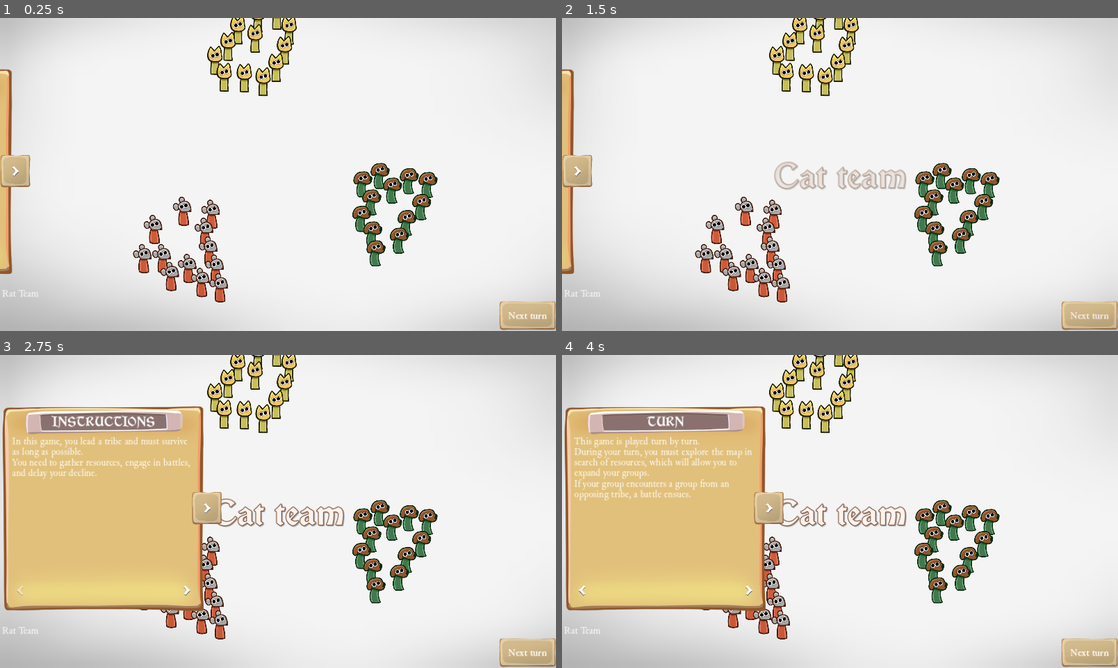
Above: before the commit, frames 1-4 (two rows, left to right).
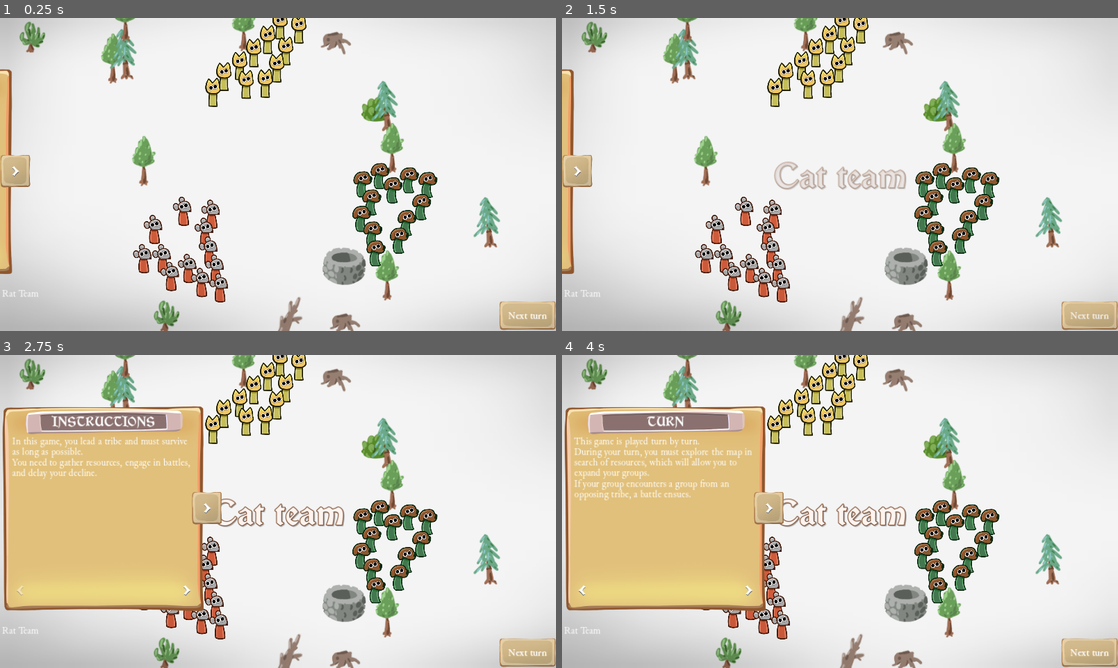
Above: after the commit, the same moments.

Repository: rtauziac/djam-decay
Game: Godot game, scene res://test_2d.tscn
The game is run twice, just before and just after one commit, with the same random seed, the same clock (stepped at 60 frames per second) and the same inputs.
Inputs (mouse positions are in pixels of both pictures, inside the frame that each line leads up to):
- Up to frame 1 (0.25 s): no input
- Up to frame 2 (1.5 s): click "Next turn" at 0.5 s; click "Next turn" at 1.25 s
- Up to frame 3 (2.75 s): click (16, 508) at 2 s
- Up to frame 4 (4 s): click (751, 589) at 2.75 s; click (751, 589) at 3.5 s

The runs differ from the first frame. In frame 1, 7.3% of the frame differs, in the area x 3-90%, y 0-100%; in frame 2, 7.3%; in frame 3, 6.8%; in frame 4, 6.8%.

Commit message:
🌳 Obstacles

Diff:
--- a/GameManagement/game.gd
+++ b/GameManagement/game.gd
@@ -16,6 +16,32 @@
 
 
 func init_game():
+	var navigation = get_parent().get_node("NavigationRegion2D")
+	# generate obstacles randomly
+	var map_size = 3000
+
+	var big_obstacles = [preload("res://map/obstacles/rock.tscn"), preload("res://map/obstacles/tower.tscn")]
+	for i_big_obstacle in 6:
+		var i_spawn = randi_range(0, big_obstacles.size() - 1)
+		var big_obstacle = big_obstacles[i_spawn].instantiate()
+		navigation.add_child(big_obstacle)
+		var distance = ((map_size - 200) * randf()) + 200
+		var angle = i_big_obstacle * (PI / 3)
+		big_obstacle.position = Vector2(cos(angle) * distance, sin(angle) * distance)
+		big_obstacle.rotation = randf() * PI * 2
+
+	var small_obstacles = [preload("res://map/obstacles/tree_1.tscn"), preload("res://map/obstacles/tree_2.tscn"), preload("res://map/obstacles/tree_3.tscn"), preload("res://map/obstacles/bush_1.tscn"), preload("res://map/obstacles/bush_2.tscn"), preload("res://map/obstacles/souche.tscn"), preload("res://map/obstacles/well.tscn")]
+	var small_count = 120
+	for i_big_obstacle in small_count:
+		var i_spawn = randi_range(0, small_obstacles.size() - 1)
+		var small_obstacle = small_obstacles[i_spawn].instantiate()
+		navigation.add_child(small_obstacle)
+		var distance = ((map_size - 200) * randf()) + 200
+		var angle = i_big_obstacle * (PI * 2 / small_count)
+		small_obstacle.position = Vector2(cos(angle) * distance, sin(angle) * distance)
+
+	navigation.bake_navigation_polygon(false)
+
 	var rat_player = Player.new()
 	rat_player.race = Unit.Race.Rat
 	rat_player.user_controlled = Global.player_1_selected_faction == Unit.Race.Rat
@@ -47,6 +73,12 @@
 		#)
 	change_player(current_player)
 	Global.main_ui.show_title("%s team" % Unit.Race.keys()[user_player.race])
+
+
+func skip_turn():
+	var player_index = players.find(current_player)
+	var next_player_index = (player_index + 1) % players.size()
+	change_player(players[next_player_index])
 
 
 func change_player(player: Player):
--- a/main_ui.gd
+++ b/main_ui.gd
@@ -31,3 +31,7 @@
 
 func hide_header():
 	$AnimationPlayer.play("header_hide")
+
+
+func _on_button_next_turn_pressed():
+	Global.game.skip_turn()
--- /dev/null
+++ b/map/obstacles/bush_1.tscn
@@ -0,0 +1,9 @@
+[gd_scene load_steps=2 format=3 uid="uid://c8cammd05tubx"]
+
+[ext_resource type="PackedScene" uid="uid://fb4hrwgtat2n" path="res://map/obstacles/tree_1.tscn" id="1_d3bhv"]
+
+[node name="Bush1" instance=ExtResource("1_d3bhv")]
+
+[node name="Sprite2D" parent="." index="0"]
+offset = Vector2(0, -14)
+region_rect = Rect2(201, 43, 49, 44)
--- /dev/null
+++ b/map/obstacles/bush_2.tscn
@@ -0,0 +1,9 @@
+[gd_scene load_steps=2 format=3 uid="uid://b4aodwwkjoxen"]
+
+[ext_resource type="PackedScene" uid="uid://fb4hrwgtat2n" path="res://map/obstacles/tree_1.tscn" id="1_f1kd3"]
+
+[node name="Bush2" instance=ExtResource("1_f1kd3")]
+
+[node name="Sprite2D" parent="." index="0"]
+offset = Vector2(0, -18.565)
+region_rect = Rect2(77, 102, 42, 51.46)
--- /dev/null
+++ b/map/obstacles/rock.tscn
@@ -0,0 +1,11 @@
+[gd_scene load_steps=2 format=3 uid="uid://bcqxjf86rb5en"]
+
+[ext_resource type="Texture2D" uid="uid://bc6addg76iukb" path="res://textures/Rock.png" id="1_qd4oj"]
+
+[node name="Rock" type="StaticBody2D"]
+
+[node name="Sprite2D" type="Sprite2D" parent="."]
+texture = ExtResource("1_qd4oj")
+
+[node name="CollisionPolygon2D" type="CollisionPolygon2D" parent="."]
+polygon = PackedVector2Array(-143, -229, -197, 10, -66, 173, 53, 139, 163, 181, 242, 40, 163, -137, 9, -67)
--- /dev/null
+++ b/map/obstacles/souche.tscn
@@ -0,0 +1,9 @@
+[gd_scene load_steps=2 format=3 uid="uid://ctitxx0mhpvvq"]
+
+[ext_resource type="PackedScene" uid="uid://fb4hrwgtat2n" path="res://map/obstacles/tree_1.tscn" id="1_0f33n"]
+
+[node name="Souche" instance=ExtResource("1_0f33n")]
+
+[node name="Sprite2D" parent="." index="0"]
+offset = Vector2(0, -1.375)
+region_rect = Rect2(16, 121, 51, 40)
--- /dev/null
+++ b/map/obstacles/tower.tscn
@@ -0,0 +1,14 @@
+[gd_scene load_steps=2 format=3 uid="uid://c3pmrq32k7s20"]
+
+[ext_resource type="Texture2D" uid="uid://b0vdtih53c2gs" path="res://textures/Tower.png" id="1_opad3"]
+
+[node name="Tower" type="StaticBody2D"]
+
+[node name="Sprite2D" type="Sprite2D" parent="."]
+texture = ExtResource("1_opad3")
+
+[node name="CollisionPolygon2D" type="CollisionPolygon2D" parent="."]
+polygon = PackedVector2Array(-80, -233, -219, -144, -223, 117, -79, 213, -79, 104, -138, 57, -141, -61, -76, -117)
+
+[node name="CollisionPolygon2D2" type="CollisionPolygon2D" parent="."]
+polygon = PackedVector2Array(87, -234, 87, -132, 152, -67, 153, 53, 90, 119, 94, 231, 234, 118, 231, -150)
--- /dev/null
+++ b/map/obstacles/tree_1.tscn
@@ -0,0 +1,18 @@
+[gd_scene load_steps=3 format=3 uid="uid://fb4hrwgtat2n"]
+
+[ext_resource type="Texture2D" uid="uid://cyhn8puy6ja2g" path="res://textures/atlas/Obstacles2.png" id="1_u8lva"]
+
+[sub_resource type="RectangleShape2D" id="RectangleShape2D_0jv6p"]
+
+[node name="Tree1" type="StaticBody2D"]
+
+[node name="Sprite2D" type="Sprite2D" parent="."]
+scale = Vector2(1.31, 1.31)
+texture = ExtResource("1_u8lva")
+offset = Vector2(0, -32)
+region_enabled = true
+region_rect = Rect2(9, 9, 42, 82)
+
+[node name="CollisionShape2D" type="CollisionShape2D" parent="."]
+rotation = 0.785397
+shape = SubResource("RectangleShape2D_0jv6p")
--- /dev/null
+++ b/map/obstacles/tree_2.tscn
@@ -0,0 +1,8 @@
+[gd_scene load_steps=2 format=3 uid="uid://dp361828vwpby"]
+
+[ext_resource type="PackedScene" uid="uid://fb4hrwgtat2n" path="res://map/obstacles/tree_1.tscn" id="1_0to1b"]
+
+[node name="Tree2" instance=ExtResource("1_0to1b")]
+
+[node name="Sprite2D" parent="." index="0"]
+region_rect = Rect2(67, 12, 52, 75)
--- /dev/null
+++ b/map/obstacles/tree_3.tscn
@@ -0,0 +1,8 @@
+[gd_scene load_steps=2 format=3 uid="uid://cnwo5vu2bcs43"]
+
+[ext_resource type="PackedScene" uid="uid://fb4hrwgtat2n" path="res://map/obstacles/tree_1.tscn" id="1_sainc"]
+
+[node name="Tree3" instance=ExtResource("1_sainc")]
+
+[node name="Sprite2D" parent="." index="0"]
+region_rect = Rect2(137, 2, 49, 83)
--- /dev/null
+++ b/map/obstacles/well.tscn
@@ -0,0 +1,17 @@
+[gd_scene load_steps=3 format=3 uid="uid://bbyhb26smkvf3"]
+
+[ext_resource type="PackedScene" uid="uid://fb4hrwgtat2n" path="res://map/obstacles/tree_1.tscn" id="1_j206g"]
+
+[sub_resource type="RectangleShape2D" id="RectangleShape2D_v4d4s"]
+size = Vector2(61.48, 61.5173)
+
+[node name="Tree1" instance=ExtResource("1_j206g")]
+
+[node name="Sprite2D" parent="." index="0"]
+offset = Vector2(0, 0.35)
+region_rect = Rect2(150, 96, 71, 63)
+
+[node name="CollisionShape2D" parent="." index="1"]
+position = Vector2(0.0139214, 0.513186)
+scale = Vector2(1, 1)
+shape = SubResource("RectangleShape2D_v4d4s")
--- a/test_2d.tscn
+++ b/test_2d.tscn
@@ -20,9 +20,9 @@
 "
 
 [sub_resource type="NavigationPolygon" id="NavigationPolygon_n13jf"]
-vertices = PackedVector2Array(-1733, -3104, -295, -3425, 1319, -3091, 349, -210, 181, -160, -1075, -269, -1243, -352, -3013, -2388, 476, 133, 501, -88, 2445, -2382, 3321, -1080, 3613, 114, 3405, 1501, 2649, 2513, 1227, 3388, -3858, -1408, -1503, -168, -4102, -20, -1734, 123, -3819, 1462, -3137, 2556, -1684, 439, -1843, 3394, 224, 138, -255, 3543, -1130, 680, -1129, 511, -1521, 544, -1398, 648, -1235, -93, 100, -4, -1209, 370, -1320, 73, 225, -51, -1386, 261, -1310, 371)
-polygons = Array[PackedInt32Array]([PackedInt32Array(0, 1, 2, 3, 4, 5, 6, 7), PackedInt32Array(8, 9, 2, 10, 11, 12, 13, 14, 15), PackedInt32Array(2, 9, 3), PackedInt32Array(16, 7, 6, 17, 18), PackedInt32Array(18, 17, 19, 20), PackedInt32Array(21, 20, 19, 22, 23), PackedInt32Array(24, 8, 15, 25, 26, 27), PackedInt32Array(23, 22, 28, 29, 25), PackedInt32Array(25, 29, 26), PackedInt32Array(30, 5, 31, 24, 27, 32, 33), PackedInt32Array(4, 34, 31, 5), PackedInt32Array(35, 33, 32, 36)])
-outlines = Array[PackedVector2Array]([PackedVector2Array(-3034, -2411, -3887, -1422, -4133, -23, -3848, 1474, -3159, 2578, -1853, 3424, -255, 3574, 1238, 3418, 2669, 2537, 3434, 1513, 3644, 114, 3349, -1094, 2468, -2404, 1331, -3119, -296, -3456, -1745, -3133)])
+vertices = PackedVector2Array(1338, -3210, 2427, -2545, 3229, -1321, 3549, -27, 3275, 1343, 2496, 2466, 1372, 3234, -10, 3508, -1382, 3222, -2553, 2510, -3284, 1379, -3558, -4, -3238, -1286, -2539, -2454, -1418, -3199, 11, -3519)
+polygons = Array[PackedInt32Array]([PackedInt32Array(0, 1, 2, 3, 4, 5, 6, 7, 8, 9, 10, 11, 12, 13, 14, 15)])
+outlines = Array[PackedVector2Array]([PackedVector2Array(-2562, -2476, -3266, -1299, -3589, -6, -3312, 1391, -2574, 2534, -1396, 3250, -11, 3539, 1386, 3262, 2518, 2488, 3303, 1357, 3580, -29, 3257, -1333, 2448, -2569, 1352, -3238, 12, -3550, -1431, -3227)])
 source_geometry_group_name = &"navigation_polygon_source_group"
 cell_size = 10.0
 agent_radius = 30.0
@@ -36,17 +36,10 @@
 [node name="Test" type="Node" parent="."]
 script = SubResource("GDScript_3igke")
 
+[node name="RigidBody2D" parent="." instance_placeholder="res://unit/cat.tscn"]
+
 [node name="NavigationRegion2D" type="NavigationRegion2D" parent="."]
-position = Vector2(43, -106)
 navigation_polygon = SubResource("NavigationPolygon_n13jf")
-
-[node name="StaticBody2D" type="StaticBody2D" parent="NavigationRegion2D"]
-
-[node name="CollisionPolygon2D" type="CollisionPolygon2D" parent="NavigationRegion2D/StaticBody2D"]
-polygon = PackedVector2Array(237, 108, 449, 104, 469, -75, 342, -177, 221, -141, 265, -35, 151, 9)
-
-[node name="CollisionPolygon2D2" type="CollisionPolygon2D" parent="NavigationRegion2D/StaticBody2D"]
-polygon = PackedVector2Array(-1240, -317, -1482, -146, -1702, 131, -1656, 421, -1502, 521, -1386, 619, -1160, 646, -1159, 519, -1226, 400, -1326, 402, -1420, 267, -1347, 59, -1262, -109, -1124, -260)
 
 [node name="Game" type="Node2D" parent="."]
 script = ExtResource("1_bo2r8")
@@ -60,4 +53,7 @@
 [node name="Camera2D" type="Camera2D" parent="World"]
 script = ExtResource("2_fdhqp")
 
+[node name="Marker2D" type="Marker2D" parent="."]
+position = Vector2(3528, 0)
+
 [connection signal="player_changed" from="Game" to="World/Groups" method="_on_game_player_changed"]
--- a/ui/ui.tscn
+++ b/ui/ui.tscn
@@ -7,6 +7,21 @@
 [ext_resource type="Script" path="res://ui/PanelTuto.gd" id="4_wdb4x"]
 [ext_resource type="Texture2D" uid="uid://b85bckt58lrrg" path="res://textures/arrow_left.png" id="5_86fft"]
 
+[sub_resource type="Animation" id="Animation_n447x"]
+length = 0.001
+tracks/0/type = "value"
+tracks/0/imported = false
+tracks/0/enabled = true
+tracks/0/path = NodePath("HeaderLabel:position")
+tracks/0/interp = 1
+tracks/0/loop_wrap = true
+tracks/0/keys = {
+"times": PackedFloat32Array(0),
+"transitions": PackedFloat32Array(1),
+"update": 0,
+"values": [Vector2(90, -138)]
+}
+
 [sub_resource type="Animation" id="Animation_aor1l"]
 resource_name = "header_appear"
 length = 0.6
@@ -21,21 +36,6 @@
 "transitions": PackedFloat32Array(0.5, 1),
 "update": 0,
 "values": [Vector2(90, -135), Vector2(90, 21)]
-}
-
-[sub_resource type="Animation" id="Animation_n447x"]
-length = 0.001
-tracks/0/type = "value"
-tracks/0/imported = false
-tracks/0/enabled = true
-tracks/0/path = NodePath("HeaderLabel:position")
-tracks/0/interp = 1
-tracks/0/loop_wrap = true
-tracks/0/keys = {
-"times": PackedFloat32Array(0),
-"transitions": PackedFloat32Array(1),
-"update": 0,
-"values": [Vector2(90, -138)]
 }
 
 [sub_resource type="Animation" id="Animation_6lbuw"]
@@ -78,6 +78,37 @@
 	collapsed = not collapsed
 "
 
+[sub_resource type="Animation" id="Animation_ldybh"]
+length = 0.001
+tracks/0/type = "value"
+tracks/0/imported = false
+tracks/0/enabled = true
+tracks/0/path = NodePath(".:position")
+tracks/0/interp = 1
+tracks/0/loop_wrap = true
+tracks/0/keys = {
+"times": PackedFloat32Array(0),
+"transitions": PackedFloat32Array(1),
+"update": 0,
+"values": [Vector2(-393, 103)]
+}
+
+[sub_resource type="Animation" id="Animation_45rks"]
+resource_name = "close"
+length = 0.5
+tracks/0/type = "value"
+tracks/0/imported = false
+tracks/0/enabled = true
+tracks/0/path = NodePath(".:position")
+tracks/0/interp = 2
+tracks/0/loop_wrap = false
+tracks/0/keys = {
+"times": PackedFloat32Array(0, 0.5),
+"transitions": PackedFloat32Array(1, 1),
+"update": 0,
+"values": [Vector2(4, 103), Vector2(-393, 103)]
+}
+
 [sub_resource type="Animation" id="Animation_3a3km"]
 resource_name = "open"
 length = 0.5
@@ -92,37 +123,6 @@
 "transitions": PackedFloat32Array(1, 1),
 "update": 0,
 "values": [Vector2(-393, 103), Vector2(4, 103)]
-}
-
-[sub_resource type="Animation" id="Animation_ldybh"]
-length = 0.001
-tracks/0/type = "value"
-tracks/0/imported = false
-tracks/0/enabled = true
-tracks/0/path = NodePath(".:position")
-tracks/0/interp = 1
-tracks/0/loop_wrap = true
-tracks/0/keys = {
-"times": PackedFloat32Array(0),
-"transitions": PackedFloat32Array(1),
-"update": 0,
-"values": [Vector2(-393, 103)]
-}
-
-[sub_resource type="Animation" id="Animation_45rks"]
-resource_name = "close"
-length = 0.5
-tracks/0/type = "value"
-tracks/0/imported = false
-tracks/0/enabled = true
-tracks/0/path = NodePath(".:position")
-tracks/0/interp = 2
-tracks/0/loop_wrap = false
-tracks/0/keys = {
-"times": PackedFloat32Array(0, 0.5),
-"transitions": PackedFloat32Array(1, 1),
-"update": 0,
-"values": [Vector2(4, 103), Vector2(-393, 103)]
 }
 
 [sub_resource type="AnimationLibrary" id="AnimationLibrary_kbpny"]
@@ -180,7 +180,7 @@
 anchor_right = 1.0
 offset_left = 90.0
 offset_top = -138.0
-offset_right = 2214.0
+offset_right = -86.0
 offset_bottom = -27.0
 grow_horizontal = 2
 theme_type_variation = &"TitleLabel"
@@ -341,6 +341,7 @@
 "": SubResource("AnimationLibrary_kbpny")
 }
 
+[connection signal="pressed" from="PlayerTurnControl/ButtonNextTurn" to="." method="_on_button_next_turn_pressed"]
 [connection signal="pressed" from="PanelContainer/Control/VBoxContainer/HBoxContainer/Left" to="PanelContainer" method="previous_page"]
 [connection signal="pressed" from="PanelContainer/Control/VBoxContainer/HBoxContainer/Right" to="PanelContainer" method="next_page"]
 [connection signal="pressed" from="PanelContainer/ButtonCollapse" to="PanelContainer/ButtonCollapse" method="_on_pressed"]
--- a/unit/groups.gd
+++ b/unit/groups.gd
@@ -16,6 +16,7 @@
 		group_node.name = race_names[i_race]
 		group_node.wants_to_be_selected.connect(handle_group_selection)
 		group_node.engage_combat.connect(Global.game.combat_groups)
+		Global.game.player_changed.connect(func(): for group: SelectableGroup in get_children(): group.selected = false)
 		add_child(group_node)
 		for i_unit in 12:
 			var unit: Unit = races[i_race].instantiate()
--- a/unit/unit.tscn
+++ b/unit/unit.tscn
@@ -16,6 +16,21 @@
 resource_local_to_scene = true
 radius = 20.0
 
+[sub_resource type="Animation" id="Animation_eb6sb"]
+length = 0.001
+tracks/0/type = "value"
+tracks/0/imported = false
+tracks/0/enabled = true
+tracks/0/path = NodePath("Node2D:scale")
+tracks/0/interp = 1
+tracks/0/loop_wrap = true
+tracks/0/keys = {
+"times": PackedFloat32Array(0),
+"transitions": PackedFloat32Array(1),
+"update": 0,
+"values": [Vector2(0.485, 0.485)]
+}
+
 [sub_resource type="Animation" id="Animation_kx6uv"]
 resource_name = "hit"
 length = 0.3
@@ -31,21 +46,6 @@
 "transitions": PackedFloat32Array(0.5, -2, 1),
 "update": 0,
 "values": [Vector2(0.8, 0.2), Vector2(0.38, 0.53), Vector2(0.485, 0.485)]
-}
-
-[sub_resource type="Animation" id="Animation_eb6sb"]
-length = 0.001
-tracks/0/type = "value"
-tracks/0/imported = false
-tracks/0/enabled = true
-tracks/0/path = NodePath("Node2D:scale")
-tracks/0/interp = 1
-tracks/0/loop_wrap = true
-tracks/0/keys = {
-"times": PackedFloat32Array(0),
-"transitions": PackedFloat32Array(1),
-"update": 0,
-"values": [Vector2(0.485, 0.485)]
 }
 
 [sub_resource type="AnimationLibrary" id="AnimationLibrary_patua"]
Binary file added: textures/Rock.png
Not shown, added: textures/Rock.png.import
Binary file added: textures/Tower.png
Not shown, added: textures/Tower.png.import
Binary file added: textures/atlas/Obstacles2.png
Not shown, added: textures/atlas/Obstacles2.png.import
